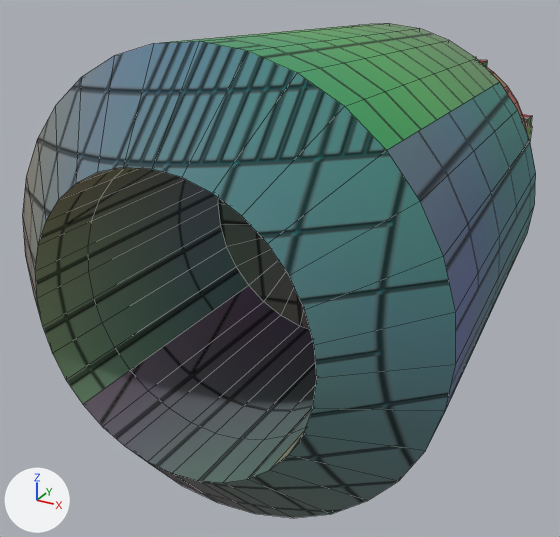
The OBJ model models/item/ntool.obj, before and after one commit.
The view is the same before and after, from a 50 mm camera at (0.841, -1.334, 0.69) aimed at (0.396, -0.525, 0.286). Every picture has the same lights, and +X, +Y and +Z are marked at lower left. Mesh edges are drawn as thin lines. Where no turn or scale is listed for an object, it has been applied to the vertices. Vertices at the same position are counted once.

Objects in the first picture: 'Cylinder_Cylinder.001'.
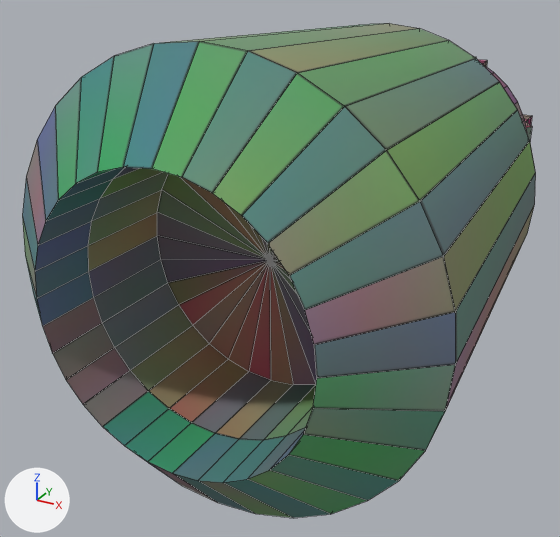
Where the change shows, as pixel boxes [x1, y1, x2, y2] in the pictures (560 x 537 px; the box of a moved part takes in the faces that stretch with it):
'Cylinder_Cylinder.001', reshaped, surface changed (cyan to green)
    both: [22, 23, 536, 518]
part 1 of me_cylinder_cylinder_001, moved or reshaped
    both: [88, 167, 317, 440]
part 2 of me_cylinder_cylinder_001, surface changed (cyan to green)
    both: [22, 23, 536, 518]

The change, as a diff of the scene's bpy script:
```diff
--- a/models/item/ntool.obj.py
+++ b/models/item/ntool.obj.py
@@ me_cylinder_cylinder_001 @@
 me_cylinder_cylinder_001.from_pydata(...)  # 824 vertices, 788 faces; spans x 0.252..0.708, y -0.88..0.016, z 0.152..0.608
 # used by ob_cylinder_cylinder_001; location = (0.0, 0.0, 0.0)
+# me_cylinder_cylinder_001 part 1: all 33 vertices in x 0.337..0.623, y -0.576, z 0.237..0.523 are moved by (0.0, -0.123, 0.0)
+# me_cylinder_cylinder_001 part 2: texture (UV) coordinates of 788 of 788 faces, centred in x 0.268..0.692, y -0.845..0.016, z 0.17..0.594, changed; they spanned u 0.01..0.99, v 0.01..0.99 and now span u 0.0..1.0, v 0.0..1.0
 me_cylinder_cylinder_001.materials.append(mat_none)
```
